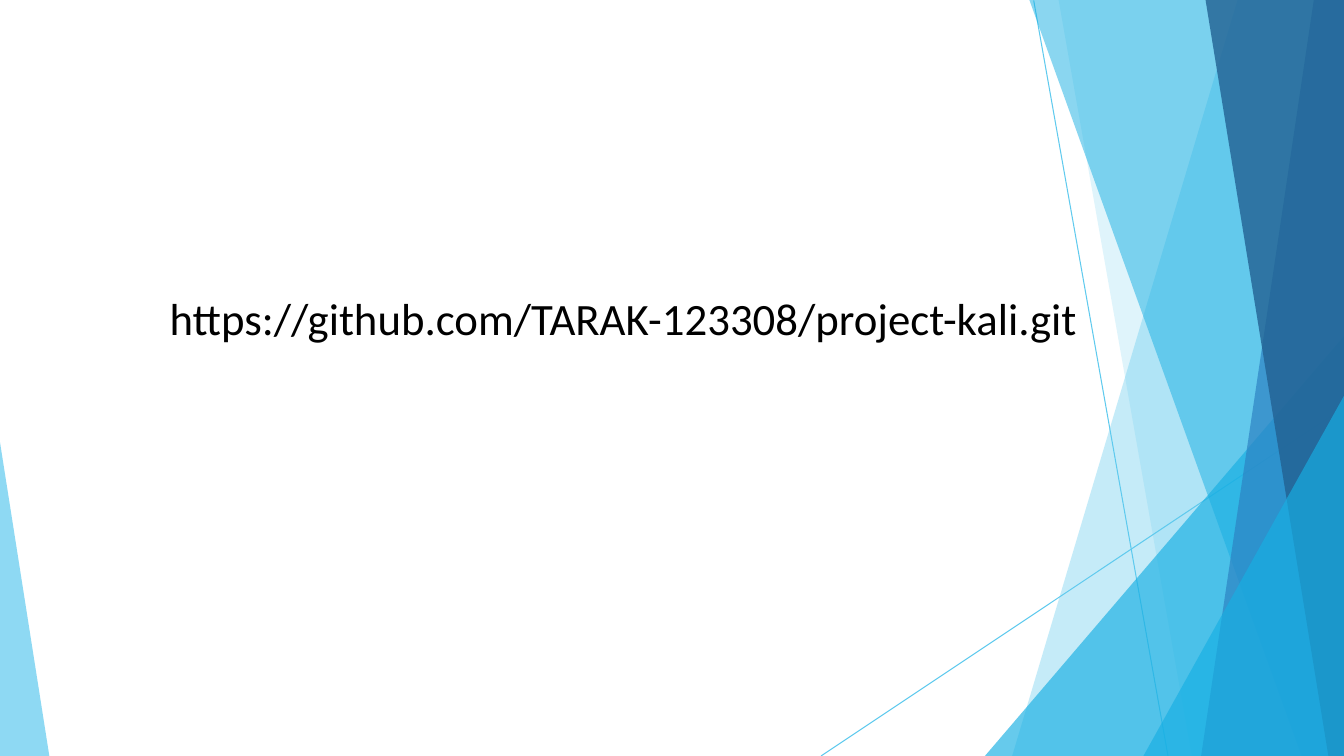
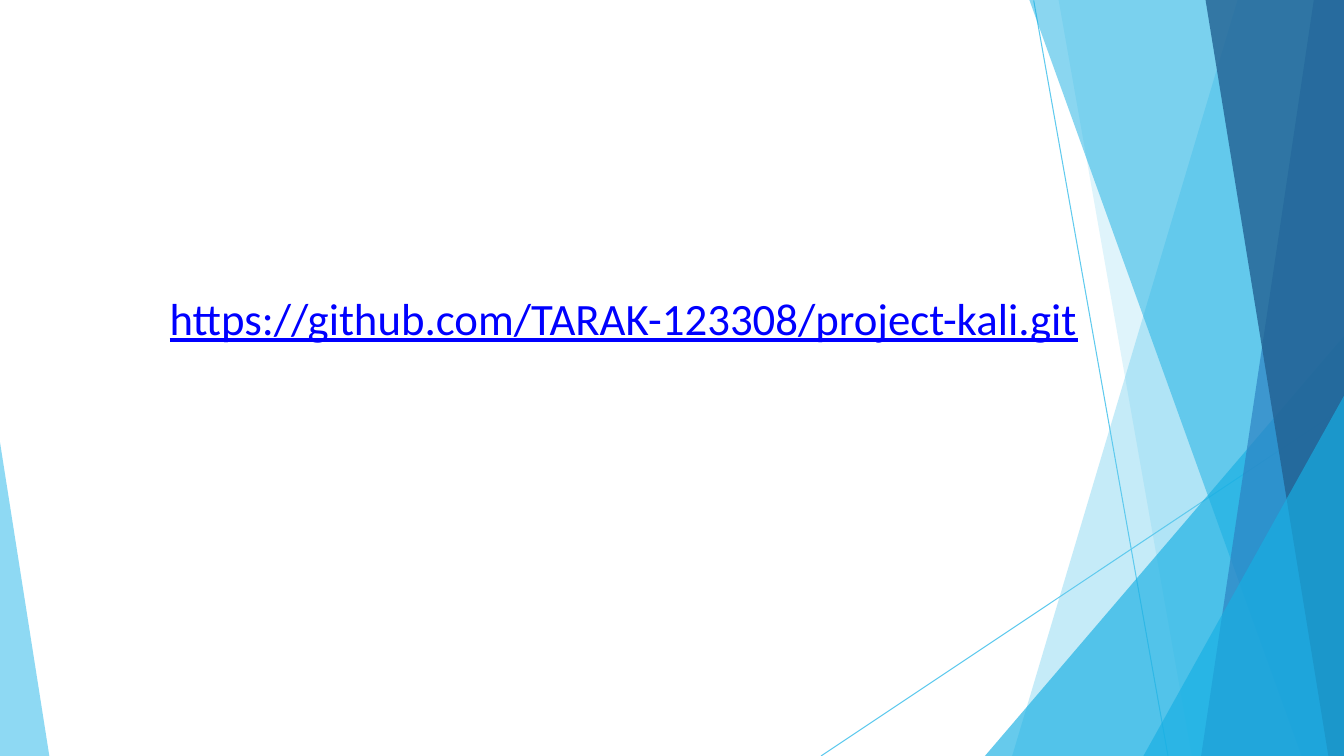
Before and after one commit to TARAK-123308/project-kali, a slide deck: slide 16 of project-kali.pptx. Drawn at 1344x756 pixels with LibreOffice and Linux fonts; fonts in the diff are those of the drawing. Boxes give left, top, right and bottom in pixels: in the first picture for what was removed or moved away, otherwise in the second. Text is boxed around its words. In the diff, an @@ line names an element or a change of style, - is before the commit and + after.

```diff
--- a/project-kali.pptx
+++ b/project-kali.pptx
@@ text "https://github.com/TARAK-123308/project-kali.git" at (170, 304, 1077, 343): text colour #000000 to #0000FF, underline on @@
```
